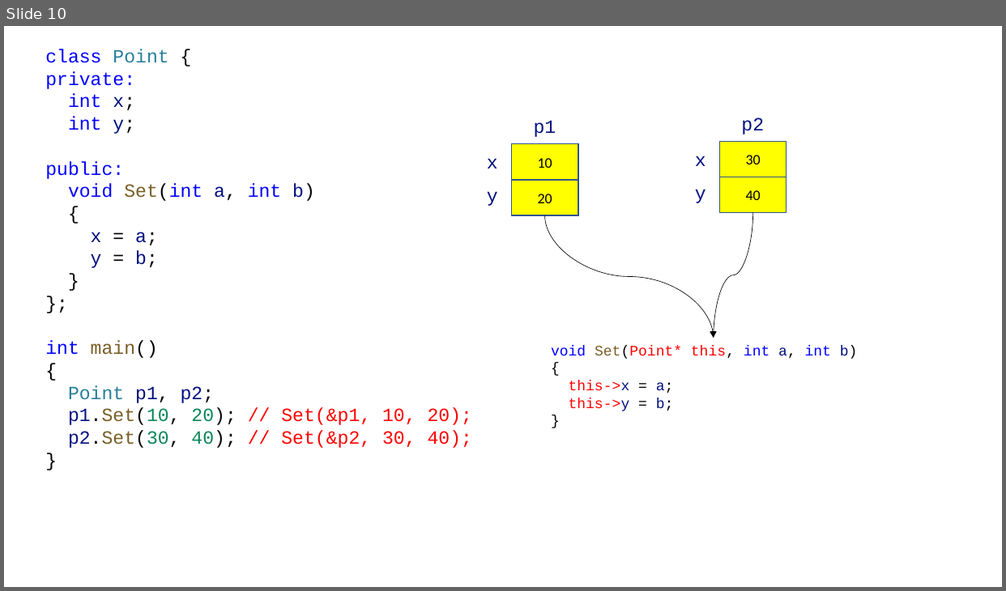
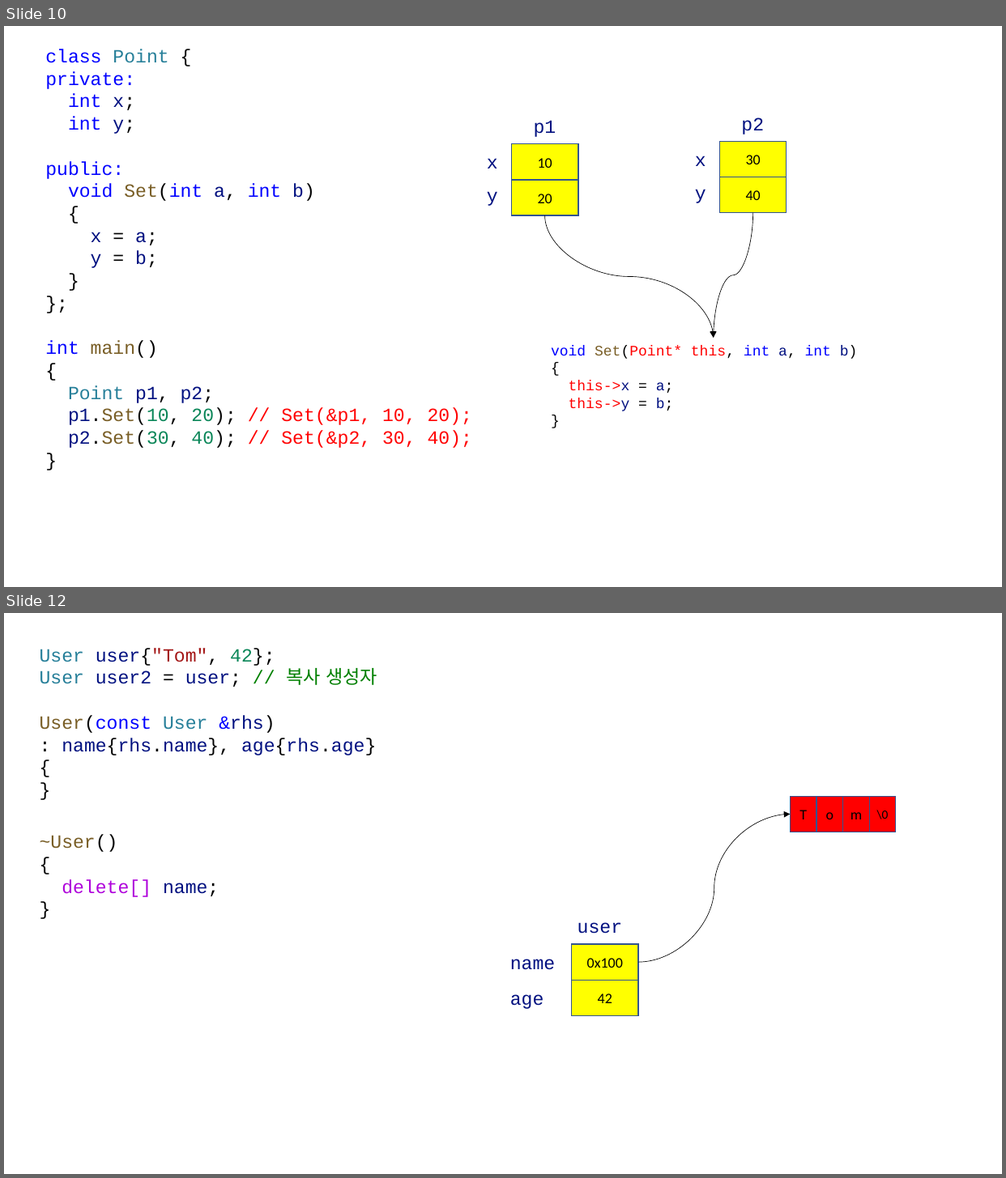
Before and after one commit to yoondev-classroom/hyundai_220510, a slide deck: cpp/220517.pptx. Shown one above the other, each under a label of ours: slide 10 before the commit, slides 10 and 12 after it; the slides between them are not shown. The pictures are 1006x591 and 1006x1178 pixels, drawn with LibreOffice and Linux fonts; fonts in the diff are those of the drawing. Boxes give left, top, right and bottom in pixels: in the first picture for what was removed or moved away, otherwise in the second. Text is boxed around its words. In the diff, an @@ line names an element or a change of style, - is before the commit and + after.

```diff
--- a/cpp/220517.pptx
+++ b/cpp/220517.pptx
@@ slide 12 added at bbox=[4, 613, 1002, 1174], background #FFFFFF @@
@@ text added at bbox=[40, 648, 377, 687], 18 pt, text #001080 @@
+User user{"Tom", 42};
+User user2 = user; // 복사 생성자
@@ text added at bbox=[40, 715, 376, 756], 18 pt, text #001080 @@
+User(const User &rhs)
+: name{rhs.name}, age{rhs.age}
+{
+}
@@ rectangle added at bbox=[790, 796, 816, 833], fill #FF0000, outline #325491 1 pt, 14 pt, text #000000 @@
+T
@@ rectangle added at bbox=[816, 796, 842, 833], fill #FF0000, outline #325491 1 pt, 14 pt, text #000000 @@
+o
@@ rectangle added at bbox=[843, 796, 869, 833], fill #FF0000, outline #325491 1 pt, 14 pt, text #000000 @@
+m
@@ rectangle added at bbox=[869, 796, 896, 833], fill #FF0000, outline #325491 1 pt, 12 pt, text #000000 @@
+\0
@@ curved arrow added from (638, 963) to (790, 815), #000000 0.5 pt @@
@@ text added at bbox=[40, 834, 219, 897], 18 pt, text #AF00DB @@
+~User()
+{
+delete[] name;
+}
@@ text added at bbox=[577, 922, 622, 934], 18 pt, text #001080 @@
+user
@@ rectangle added at bbox=[572, 944, 638, 981], fill #FFFF00, outline #325491 1 pt, 14 pt, text #000000 @@
+0x100
@@ text added at bbox=[510, 959, 555, 970], 18 pt, text #001080 @@
+name
@@ text added at bbox=[510, 995, 544, 1009], 18 pt, text #001080 @@
+age
@@ rectangle added at bbox=[572, 981, 638, 1016], fill #FFFF00, outline #325491 1 pt, 14 pt, text #000000 @@
+42
```
Also in this commit, not shown: 7 other slides added, 5 other files.
